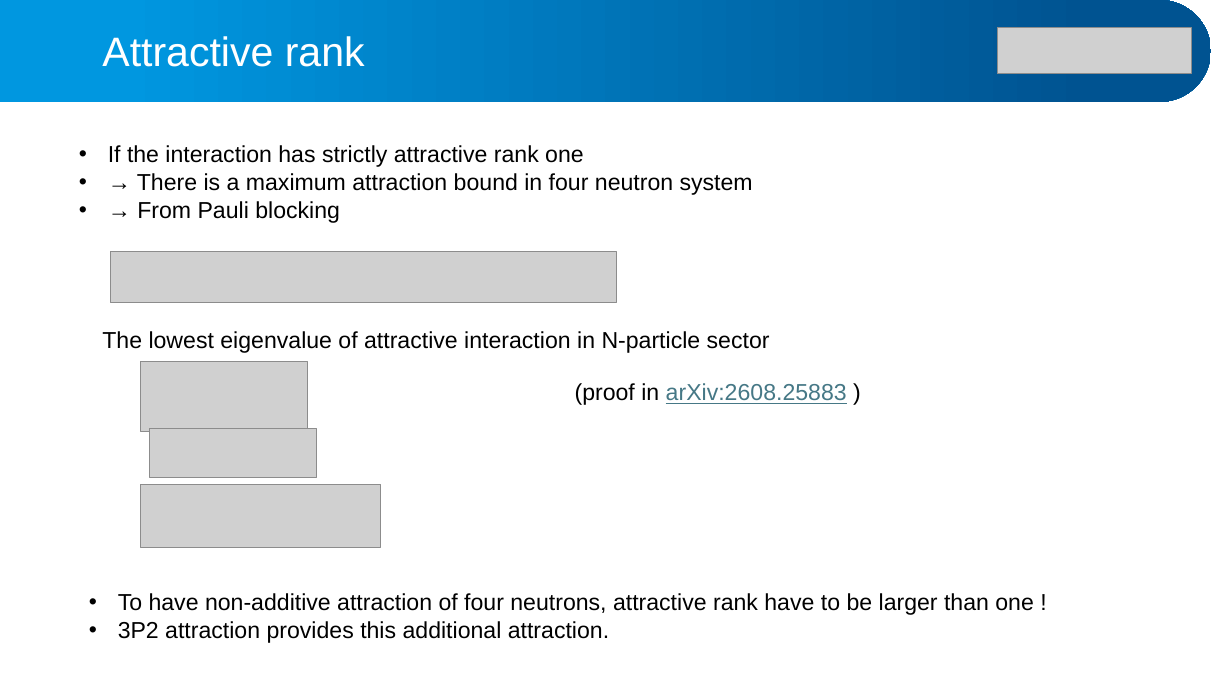
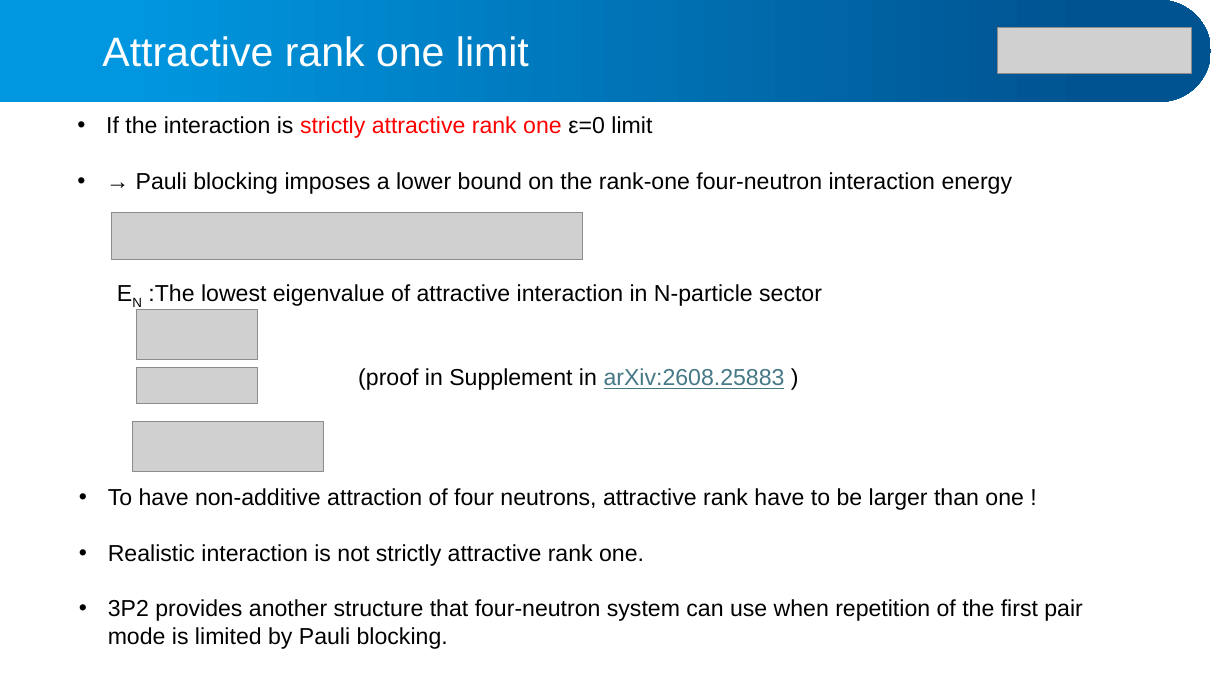
Before and after one commit to alphacentaury-github/NPSS2020, a slide deck: slide 17 of 20260915_JPS_SONG.pptx. Drawn at 1232x693 pixels with LibreOffice and Linux fonts; fonts in the diff are those of the drawing; grey boxes stand for pictures. Boxes give left, top, right and bottom in pixels: in the first picture for what was removed or moved away, otherwise in the second. Text is boxed around its words. In the diff, an @@ line names an element or a change of style, - is before the commit and + after.

```diff
--- a/20260915_JPS_SONG.pptx
+++ b/20260915_JPS_SONG.pptx
@@ text at (x1=102, y1=36, x2=529, y2=67): text changed @@
-Attractive rank
+Attractive rank one limit
@@ text at (x1=106, y1=116, x2=1013, y2=194): text changed @@
-• If the interaction has strictly attractive rank one
-• → There is a maximum attraction bound in four neutron system
-• → From Pauli blocking
+• If the interaction is strictly attractive rank one ε=0 limit
+• → Pauli blocking imposes a lower bound on the rank-one four-neutron interaction energy
@@ picture resized from (x1=111, y1=251, x2=616, y2=302) to (x1=112, y1=213, x2=583, y2=260) @@
@@ text at (x1=148, y1=284, x2=822, y2=306): text changed @@
-The lowest eigenvalue of attractive interaction in N-particle sector
+EN :The lowest eigenvalue of attractive interaction in N-particle sector
@@ picture resized from (x1=140, y1=361, x2=308, y2=431) to (x1=137, y1=310, x2=258, y2=360) @@
@@ picture resized from (x1=150, y1=429, x2=317, y2=478) to (x1=137, y1=368, x2=258, y2=404) @@
@@ text at (x1=358, y1=368, x2=785, y2=390): text changed; text colour #467886 to #000000 @@
-(proof in arXiv:2608.25883 )
+(proof in Supplement in arXiv:2608.25883 )
@@ picture resized from (x1=140, y1=484, x2=381, y2=547) to (x1=132, y1=421, x2=323, y2=471) @@
@@ text "To have non-additive attraction of ..." moved from (x1=118, y1=593, x2=1034, y2=643) to (x1=108, y1=488, x2=1083, y2=649) @@
@@ text at (x1=108, y1=544, x2=1083, y2=649): text changed @@
-• 3P2 attraction provides this additional attraction.
+• Realistic interaction is not strictly attractive rank one.
+• 3P2 provides another structure that four-neutron system can use when repetition of the first pair mode is limited by Pauli blocking.
```
Also in this commit, not shown: 10 other slides changed.
